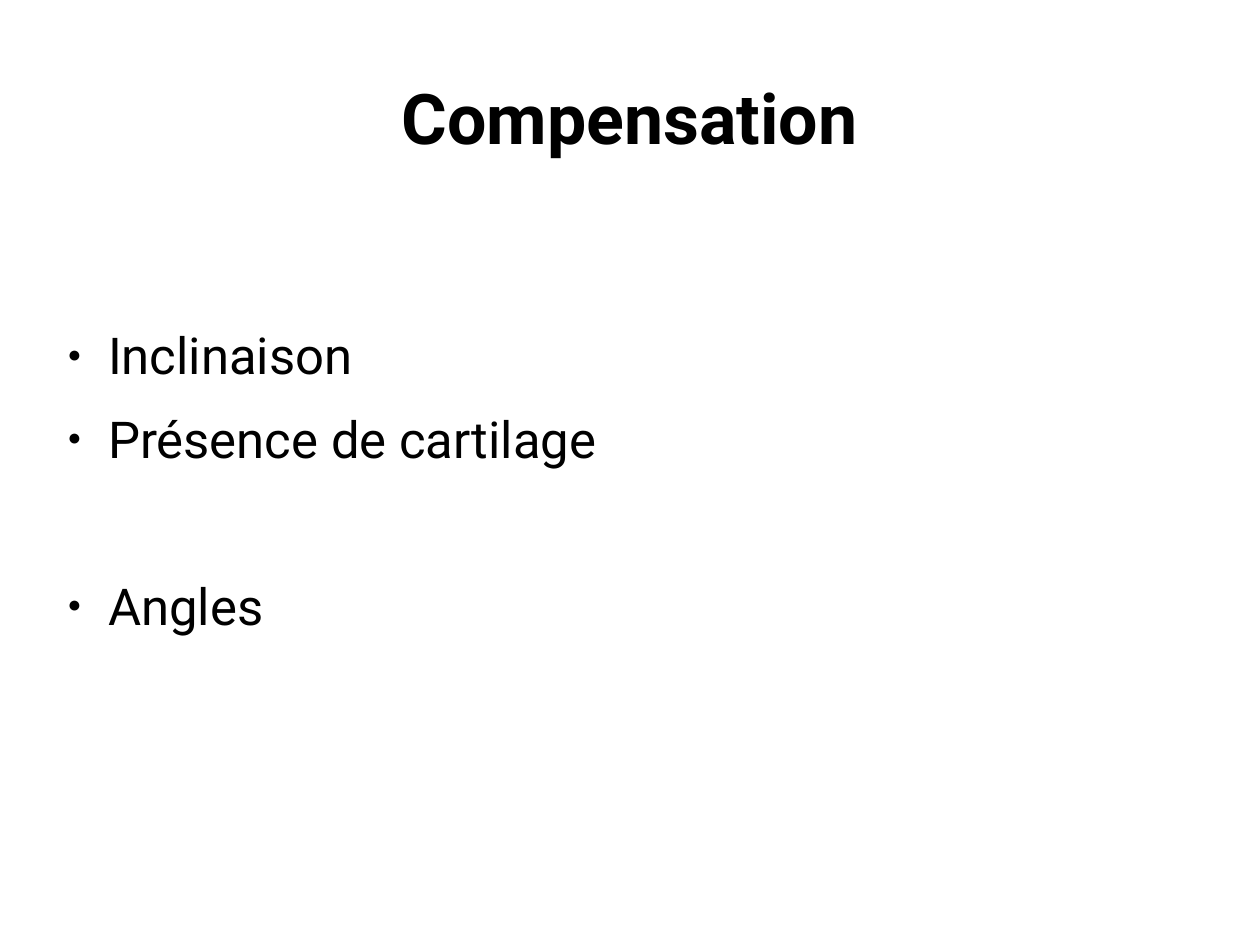
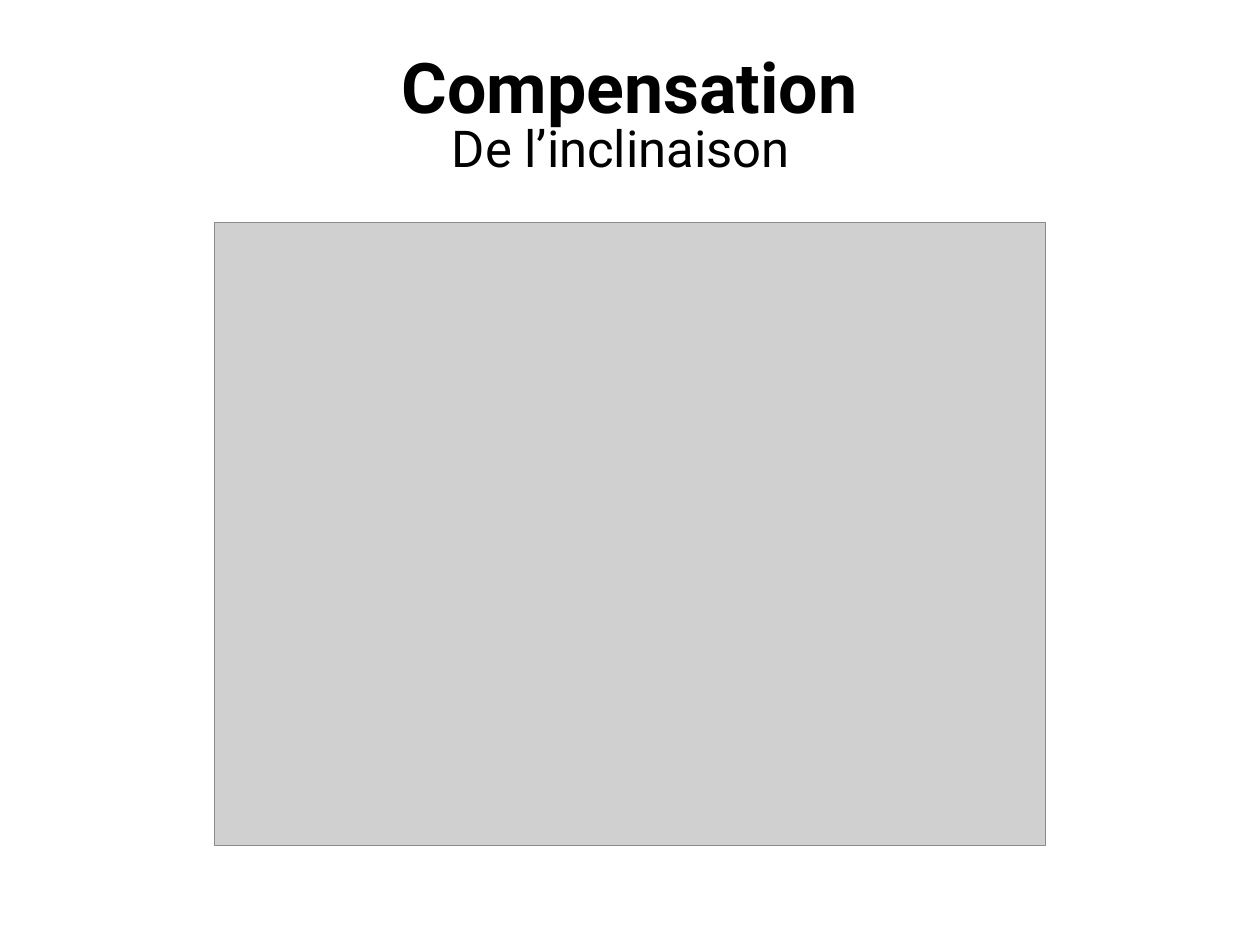
Before and after one commit to ewen-lbh/bone-fracture-detection, a slide deck: slide 19 of slides/mpsi/slides.odp. Drawn at 1260x945 pixels with LibreOffice and Linux fonts; fonts in the diff are those of the drawing; grey boxes stand for pictures. Boxes give left, top, right and bottom in pixels: in the first picture for what was removed or moved away, otherwise in the second. Text is boxed around its words. In the diff, an @@ line names an element or a change of style, - is before the commit and + after.

Commit message:
slides: add critère de décision, compensation inclinaison

```diff
--- a/slides/mpsi/slides.odp
+++ b/slides/mpsi/slides.odp
@@ title "Compensation": place and size @@
-title "Compensation" at (402,92,858,159)
+title "Compensation" at (402,61,858,128)
@@ text added at (452,121,790,168), 32 pt, text #000000 @@
+De l’inclinaison
@@ picture added at (215,223,1046,846) @@
@@ text removed at (108,336,596,636) @@
-● Inclinaison
-● Présence de cartilage
-● Angles
```
Also in this commit, not shown: 2 other slides changed, 1 slide added, 1 slide removed, 3 other files.
